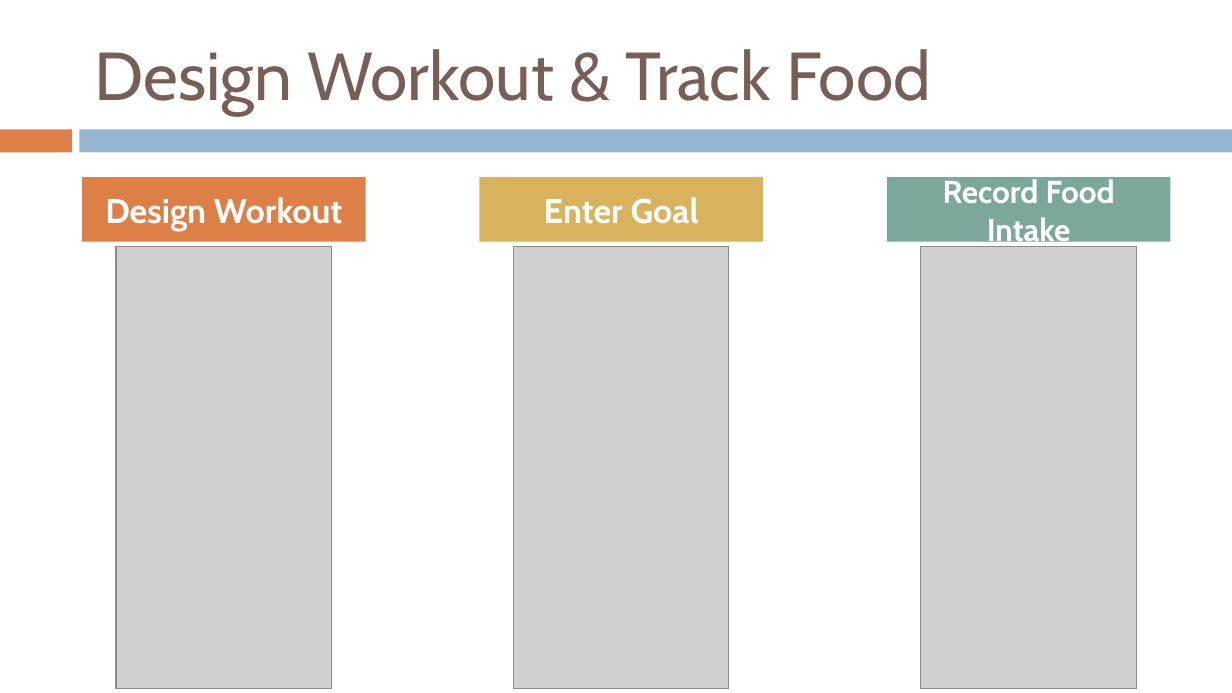
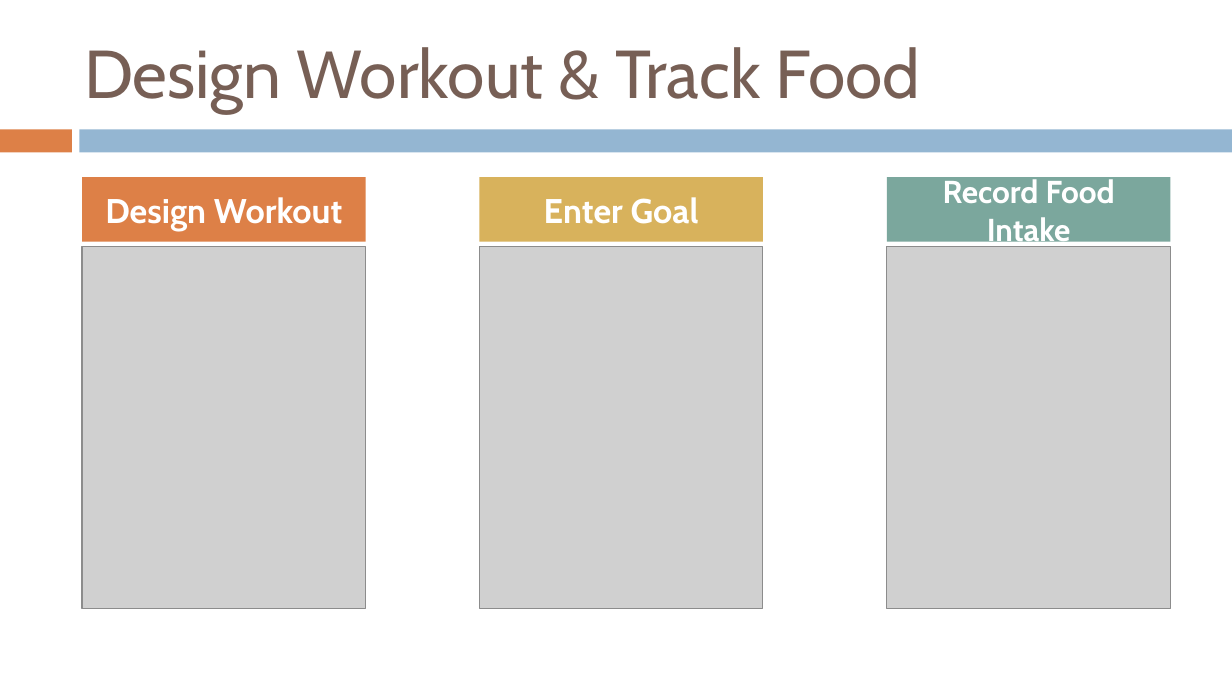
Before and after one commit to gvaccaro21/CS633---Term-Project, a slide deck: slide 23 of Module 5 Deliverables/CS_633_Zac3_term_project_report_module5.pptx. Drawn at 1232x693 pixels with LibreOffice and Linux fonts; fonts in the diff are those of the drawing; grey boxes stand for pictures; background and template pictures are left out. Boxes give left, top, right and bottom in pixels: in the first picture for what was removed or moved away, otherwise in the second. Text is boxed around its words. In the diff, an @@ line names an element or a change of style, - is before the commit and + after.

```diff
--- a/Module 5 Deliverables/CS_633_Zac3_term_project_report_module5.pptx
+++ b/Module 5 Deliverables/CS_633_Zac3_term_project_report_module5.pptx
@@ title "Design Workout & Track Food": place and size @@
-title "Design Workout & Track Food" at (95, 49, 931, 115)
+title "Design Workout & Track Food" at (84, 47, 921, 113)
@@ picture: place and size @@
-picture at (116, 246, 331, 689)
+picture at (83, 246, 366, 609)
@@ picture: place and size @@
-picture at (514, 246, 729, 689)
+picture at (479, 246, 763, 609)
@@ picture: place and size @@
-picture at (920, 246, 1136, 689)
+picture at (887, 246, 1170, 609)
```
Also in this commit, not shown: 2 other slides changed.
